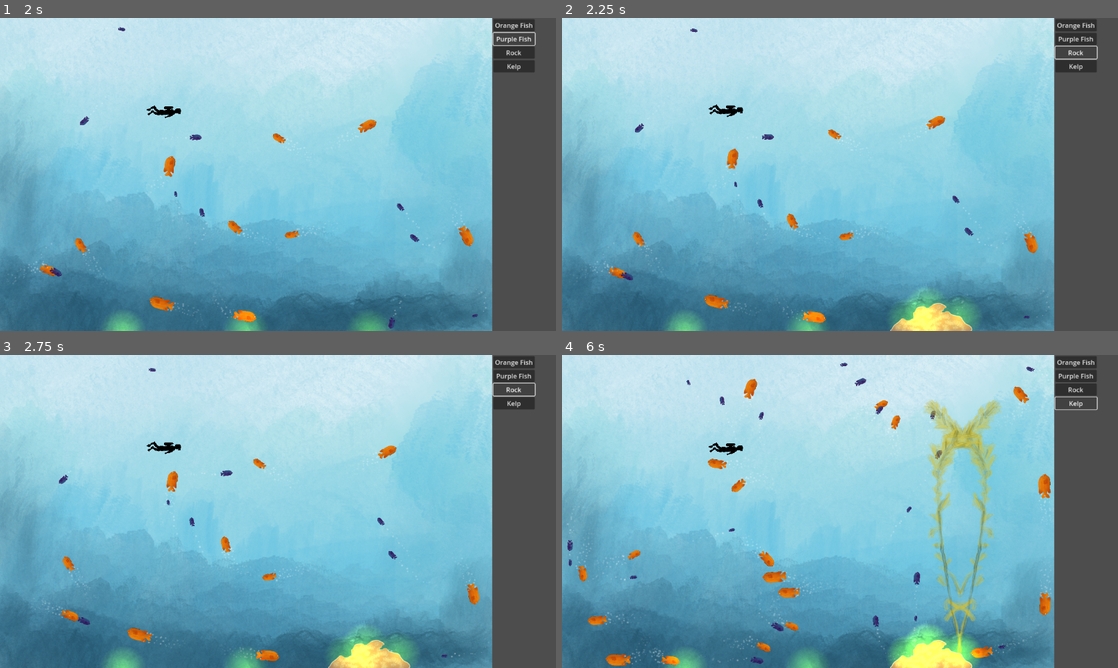
Above: before the commit, frames 1-4 (two rows, left to right).
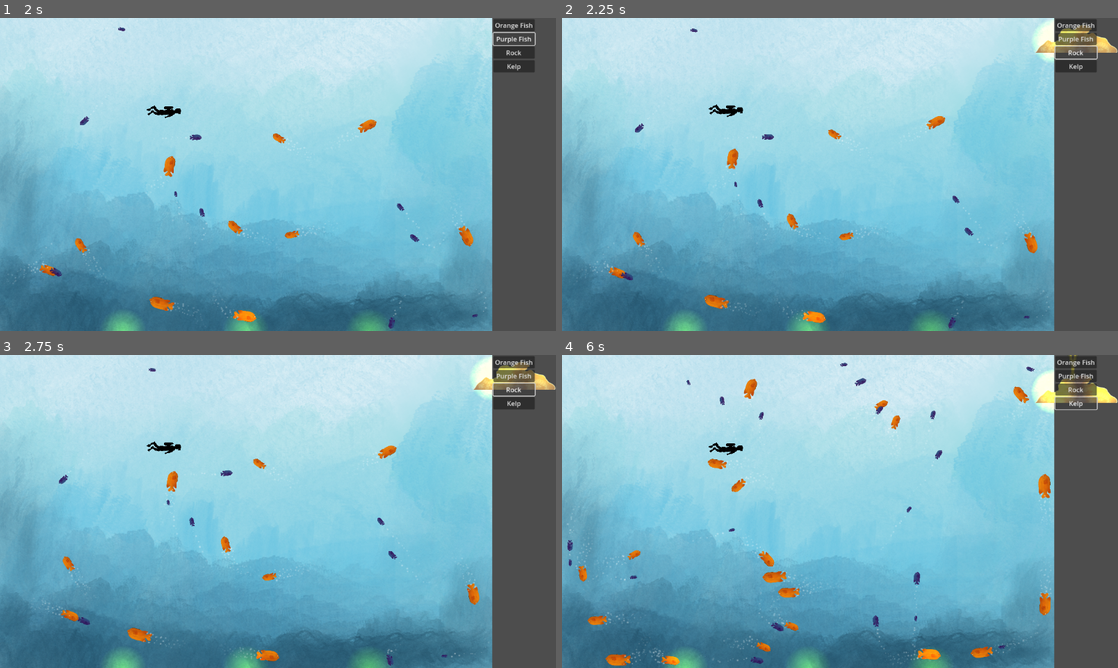
Above: after the commit, the same moments.

Repository: sbarton272/godot-aquarium
Game: Godot game, scene res://DragAndDropTank/drag_and_drop_tank.tscn
Same seed, same stepped clock (60 frames per second), same inputs: the game is played once before the commit and once after it.
Inputs:
- Up to frame 1 (2 s): click "Orange Fish" at 0.5 s; click "Purple Fish" at 1.25 s
- Up to frame 2 (2.25 s): click "Rock" at 2 s
- Up to frame 3 (2.75 s): no input
- Up to frame 4 (6 s): click "Kelp" at 2.75 s; click "Orange Fish" at 3.5 s; click "Purple Fish" at 4.25 s; click "Rock" at 5 s; click "Kelp" at 5.75 s

Frame 1 is identical in both runs. In frame 2, 2.6% of the frame differs, in the area x 59-100%, y 0-100%; in frame 3, 2.6%; in frame 4, 6.3%, in the area x 58-100%, y 0-100%.

Commit message:
Improved drag and drop functionality

Diff:
--- a/GodotAquariumProject1/DragAndDropTank/drag_and_drop_kelp.gd
+++ b/GodotAquariumProject1/DragAndDropTank/drag_and_drop_kelp.gd
@@ -5,6 +5,7 @@
 @export var kelp_frame: Array[Texture]
 
 var is_held: bool = true
+var current_slot: Node2D
 
 func _ready():
 	var shader_material: ShaderMaterial = kelp_sprite.material as ShaderMaterial
@@ -17,9 +18,15 @@
 	if is_held:
 		var slots: Array[Node] = get_tree().get_nodes_in_group("KelpPlacementSlots")
 		var closest_pos: Vector2 = slots[0].global_position
+		current_slot = slots[0]
 		for slot in slots:
 			if get_global_mouse_position().distance_to(slot.global_position) < get_global_mouse_position().distance_to(closest_pos):
 				closest_pos = slot.global_position
-		position = closest_pos
-		if Input.is_mouse_button_pressed(MOUSE_BUTTON_LEFT) == false:
-			is_held = false
+				current_slot = slot
+		if get_global_mouse_position().distance_to(closest_pos) < 100:
+			position = closest_pos
+			if Input.is_mouse_button_pressed(MOUSE_BUTTON_LEFT) == false:
+				is_held = false
+				current_slot.slot_filled()
+		else:
+			position = get_global_mouse_position()
--- a/GodotAquariumProject1/DragAndDropTank/drag_and_drop_kelp.tscn
+++ b/GodotAquariumProject1/DragAndDropTank/drag_and_drop_kelp.tscn
@@ -12,7 +12,6 @@
 
 [node name="Kelp" type="Node2D"]
 script = ExtResource("1_j5ibn")
-kelp_frame = Array[Sprite2D]([null, null])
 
 [node name="KelpSprite" type="Sprite2D" parent="."]
 material = SubResource("ShaderMaterial_n1obi")
--- /dev/null
+++ b/GodotAquariumProject1/DragAndDropTank/placement_slot.gd
@@ -0,0 +1,9 @@
+extends Node2D
+
+var my_group_name: String
+
+@onready var my_light: PointLight2D = $PointLight2D
+
+func slot_filled():
+	my_light.enabled = false
+	self.remove_from_group(my_group_name)
--- a/GodotAquariumProject1/DragAndDropTank/placement_slot.tscn
+++ b/GodotAquariumProject1/DragAndDropTank/placement_slot.tscn
@@ -1,8 +1,10 @@
-[gd_scene load_steps=2 format=3 uid="uid://bu53ejbra4cwo"]
+[gd_scene load_steps=3 format=3 uid="uid://bu53ejbra4cwo"]
 
+[ext_resource type="Script" path="res://DragAndDropTank/placement_slot.gd" id="1_aviwq"]
 [ext_resource type="Texture2D" uid="uid://bx81xf55i0uhs" path="res://graphics/Light1.png" id="1_ss3xd"]
 
 [node name="PlacementSlot" type="Node2D"]
+script = ExtResource("1_aviwq")
 
 [node name="PointLight2D" type="PointLight2D" parent="."]
 color = Color(1, 1, 0, 1)
--- a/GodotAquariumProject1/DragAndDropTank/rock.gd
+++ b/GodotAquariumProject1/DragAndDropTank/rock.gd
@@ -1,20 +1,37 @@
 extends Node2D
 
 var is_held: bool = true
+var current_slot: Node2D
 
 func _ready():
 	var slots: Array[Node] = $PlacementSlots.get_children()
 	for slot in slots:
 		slot.add_to_group("KelpPlacementSlots")
+		slot.my_group_name = "KelpPlacementSlots"
 		print(slot," is in kelp placement slots group")
 
 func _process(delta):
+
+	#this needs to be reorganized:
+	#right now, if you let go of the mouse, the object will just hover on the mouse
+	#then, when you are near a placement slot, it'll lock itself in
+	#needs to disappear if you let go of the mouse without being near a slot
+	#same issue with kelp
+	#kelp and rock should both have a "placement"-type component
+	#to fix and improve without duplicating across two very similar scripts
+
 	if is_held:
-		var placement_markers: Array[Node] = get_tree().get_nodes_in_group("RockPlacementSlots")
-		var closest_pos: Vector2 = placement_markers[0].position
-		for marker in placement_markers:
-			if get_global_mouse_position().distance_to(marker.position) < get_global_mouse_position().distance_to(closest_pos):
-				closest_pos = marker.position
-		position = closest_pos
-		if Input.is_mouse_button_pressed(MOUSE_BUTTON_LEFT) == false:
-			is_held = false
+		var slots: Array[Node] = get_tree().get_nodes_in_group("RockPlacementSlots")
+		var closest_pos: Vector2 = slots[0].global_position
+		current_slot = slots[0]
+		for slot in slots:
+			if get_global_mouse_position().distance_to(slot.global_position) < get_global_mouse_position().distance_to(closest_pos):
+				closest_pos = slot.global_position
+				current_slot = slot
+		if get_global_mouse_position().distance_to(closest_pos) < 100:
+			position = closest_pos
+			if Input.is_mouse_button_pressed(MOUSE_BUTTON_LEFT) == false:
+				is_held = false
+				current_slot.slot_filled()
+		else:
+			position = get_global_mouse_position()
--- a/GodotAquariumProject1/DragAndDropTank/rock_placement_slots.gd
+++ b/GodotAquariumProject1/DragAndDropTank/rock_placement_slots.gd
@@ -6,3 +6,4 @@
 	var slots: Array[Node] = get_children()
 	for slot in slots:
 		slot.add_to_group("RockPlacementSlots")
+		slot.my_group_name = "RockPlacementSlots"
